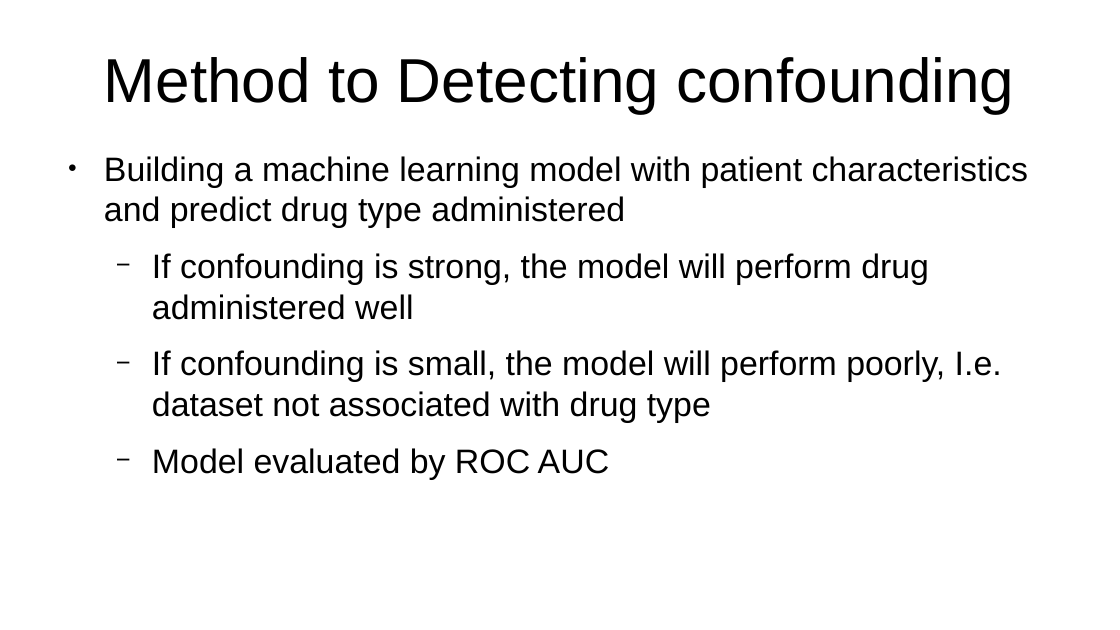
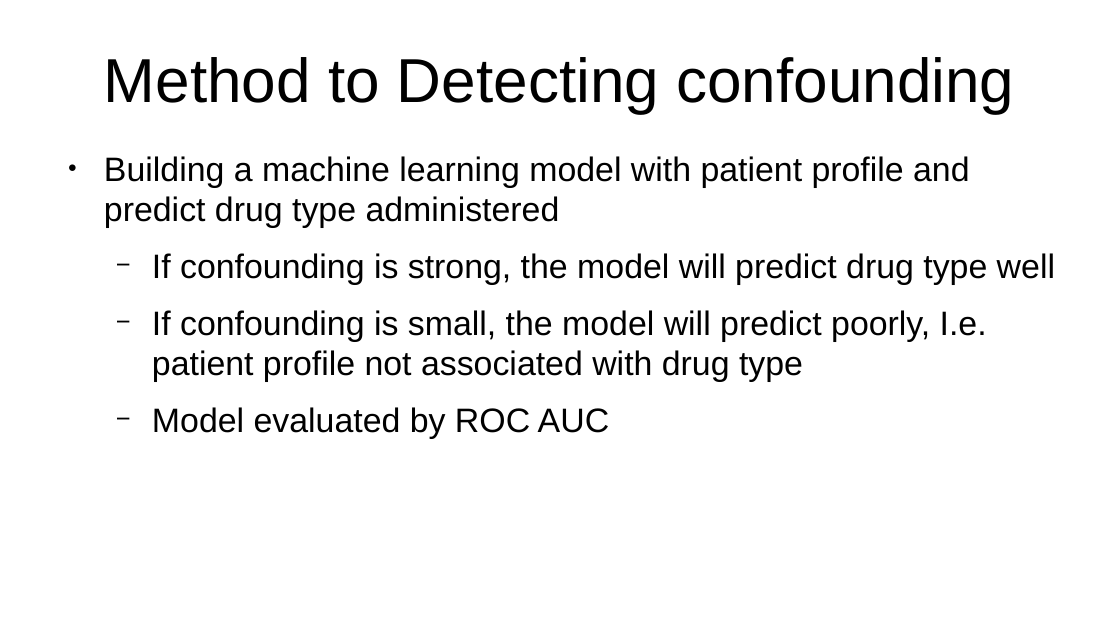
Before and after one commit to leexa90/RWD-drug-efficacy, a slide deck: slide 6 of ppt.odp. Drawn at 1120x630 pixels with LibreOffice and Linux fonts; fonts in the diff are those of the drawing. Boxes give left, top, right and bottom in pixels: in the first picture for what was removed or moved away, otherwise in the second. Text is boxed around its words. In the diff, an @@ line names an element or a change of style, - is before the commit and + after.

```diff
--- a/ppt.odp
+++ b/ppt.odp
@@ text at (104, 156, 1055, 382): text changed @@
-● Building a machine learning model with patient characteristics and predict drug type administered
-  − If confounding is strong, the model will perform drug administered well
-  − If confounding is small, the model will perform poorly, I.e. dataset not associated with drug type
+● Building a machine learning model with patient profile and predict drug type administered
+  − If confounding is strong, the model will predict drug type well
+  − If confounding is small, the model will predict poorly, I.e. patient profile not associated with drug type
```
Also in this commit, not shown: 2 other slides changed, 2 other files.
